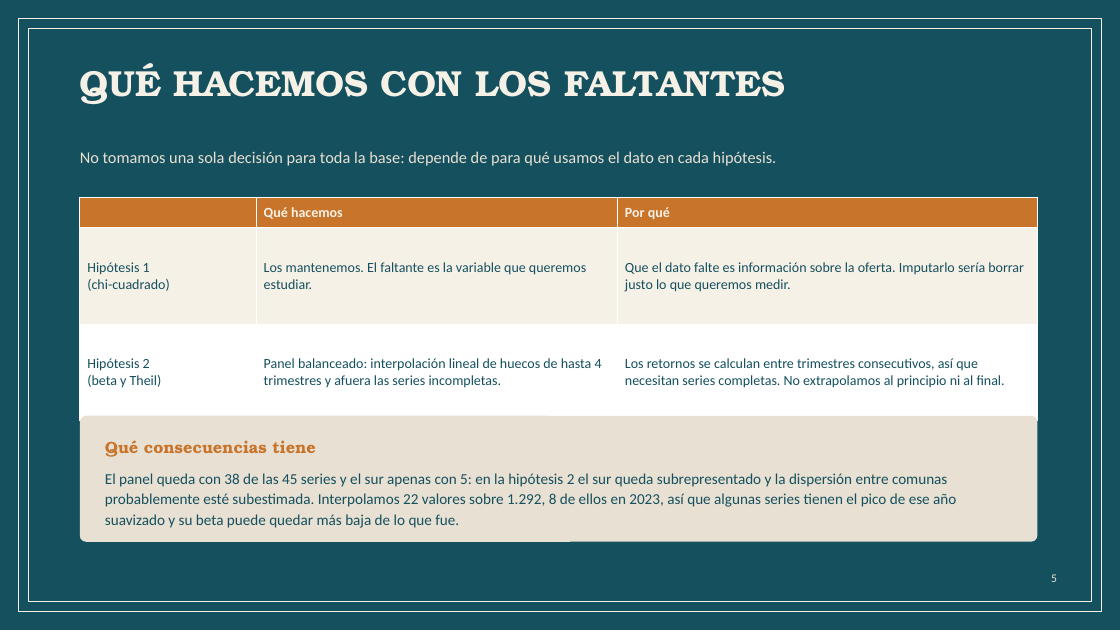
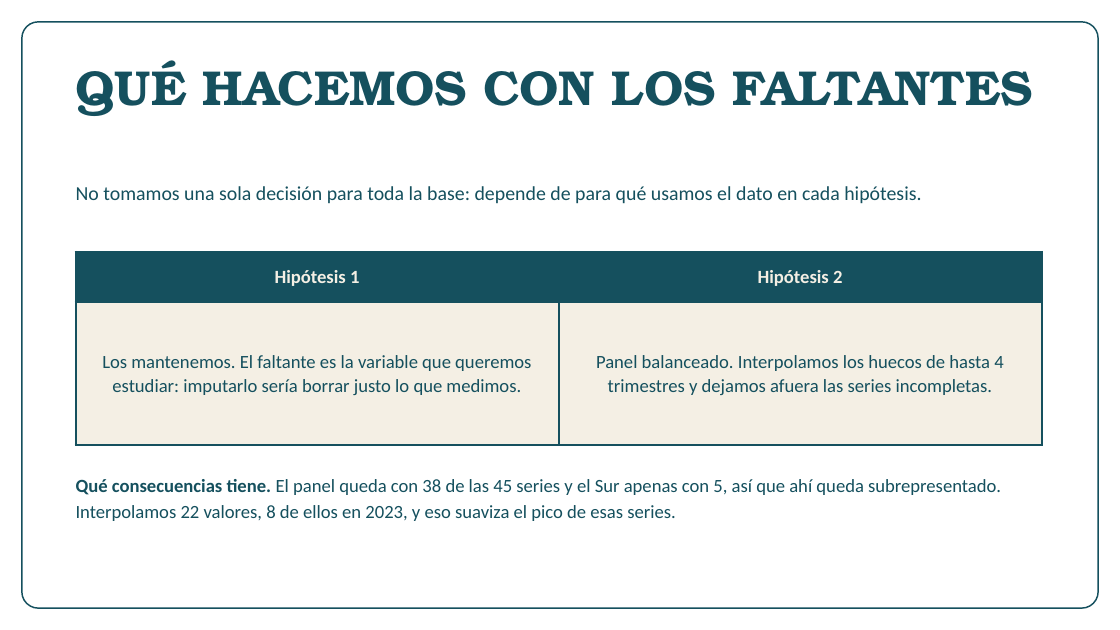
Before and after one commit to n4chogarcia-eng/tp_alquileres_caba, a slide deck: slide 6 of TP_instancia2_alquileres_CABA.pptx. Drawn at 1120x630 pixels with LibreOffice and Linux fonts; fonts in the diff are those of the drawing; background and template pictures are left out. Boxes give left, top, right and bottom in pixels: in the first picture for what was removed or moved away, otherwise in the second. Text is boxed around its words. In the diff, an @@ line names an element or a change of style, - is before the commit and + after.

```diff
--- a/TP_instancia2_alquileres_CABA.pptx
+++ b/TP_instancia2_alquileres_CABA.pptx
@@ rectangle removed at [0,0,1120,630] @@
@@ rounded rectangle: place and size @@
-rounded rectangle at [18,18,1102,612]
+rounded rectangle at [22,22,1098,608]
@@ rounded rectangle at [22,22,1098,608]: rectangle to rounded rectangle; outline #F6F1E7 1 pt to #15505E 1.25 pt @@
@@ rectangle removed at [29,29,1091,602] @@
@@ text "QUÉ HACEMOS CON LOS FALTANTES" at [76,60,1032,116]: size 31 to 42 pt, text colour #F6F1E7 to #15505E; line spacing 0.98 to 0.95 @@
@@ text "No tomamos una sola decisión ...": place and size @@
-text "No tomamos una sola decisión ..." at [80,151,777,166]
+text "No tomamos una sola decisión ..." at [76,186,921,204]
@@ text "No tomamos una sola decisión ..." at [76,186,921,204]: size 14 to 17 pt, text colour #E8E0D2 to #15505E; line spacing 1.12 to 1.16; more space between paragraphs @@
@@ table at [76,252,1042,445] @@
- | Qué hacemos | Por qué
-Hipótesis 1 (chi-cuadrado) | Los mantenemos. El faltante es la variable que queremos estudiar. | Que el dato falte es información sobre la oferta. Imputarlo sería borrar justo lo que queremos medir.
-Hipótesis 2 (beta y Theil) | Panel balanceado: interpolación lineal de huecos de hasta 4 trimestres y afuera las series incompletas. | Los retornos se calculan entre trimestres consecutivos, así que necesitan series completas. No extrapolamos al principio ni al final.
+Hipótesis 1 | Hipótesis 2
+Los mantenemos. El faltante es la variable que queremos estudiar: imputarlo sería borrar justo lo que medimos. | Panel balanceado. Interpolamos los huecos de hasta 4 trimestres y dejamos afuera las series incompletas.
@@ table: place and size @@
-table at [80,197,1038,421]
+table at [76,252,1042,445]
@@ rounded rectangle removed at [80,416,1038,542] @@
@@ text at [76,479,1001,521]: text changed; size 13 to 16 pt @@
-Qué consecuencias tiene
-El panel queda con 38 de las 45 series y el sur apenas con 5: en la hipótesis 2 el sur queda subrepresentado y la dispersión entre comunas probablemente esté subestimada. Interpolamos 22 valores sobre 1.292, 8 de ellos en 2023, así que algunas series tienen el pico de ese año suavizado y su beta puede quedar más baja de lo que fue.
+Qué consecuencias tiene. El panel queda con 38 de las 45 series y el Sur apenas con 5, así que ahí queda subrepresentado. Interpolamos 22 valores, 8 de ellos en 2023, y eso suaviza el pico de esas series.
@@ text removed at [1051,574,1057,582] @@
-5
```
Also in this commit, not shown: 13 other slides changed, 2 slides added, 2 slides removed, 5 other files.
